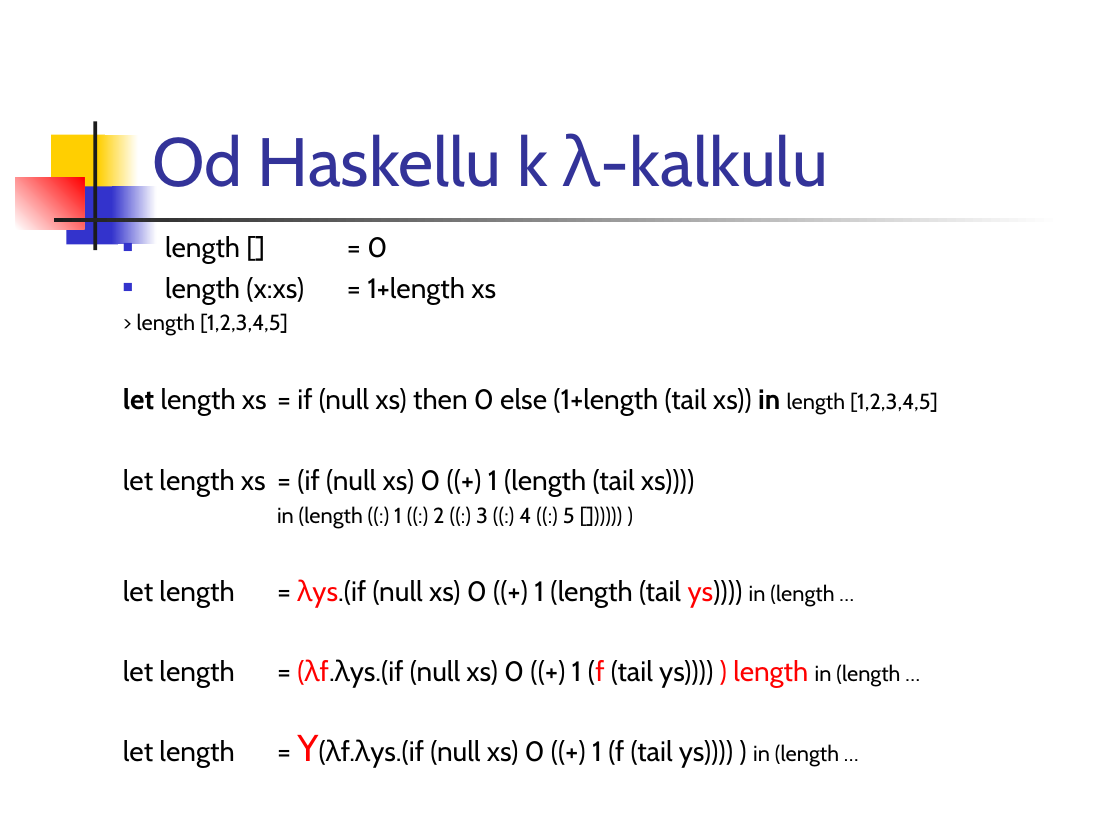
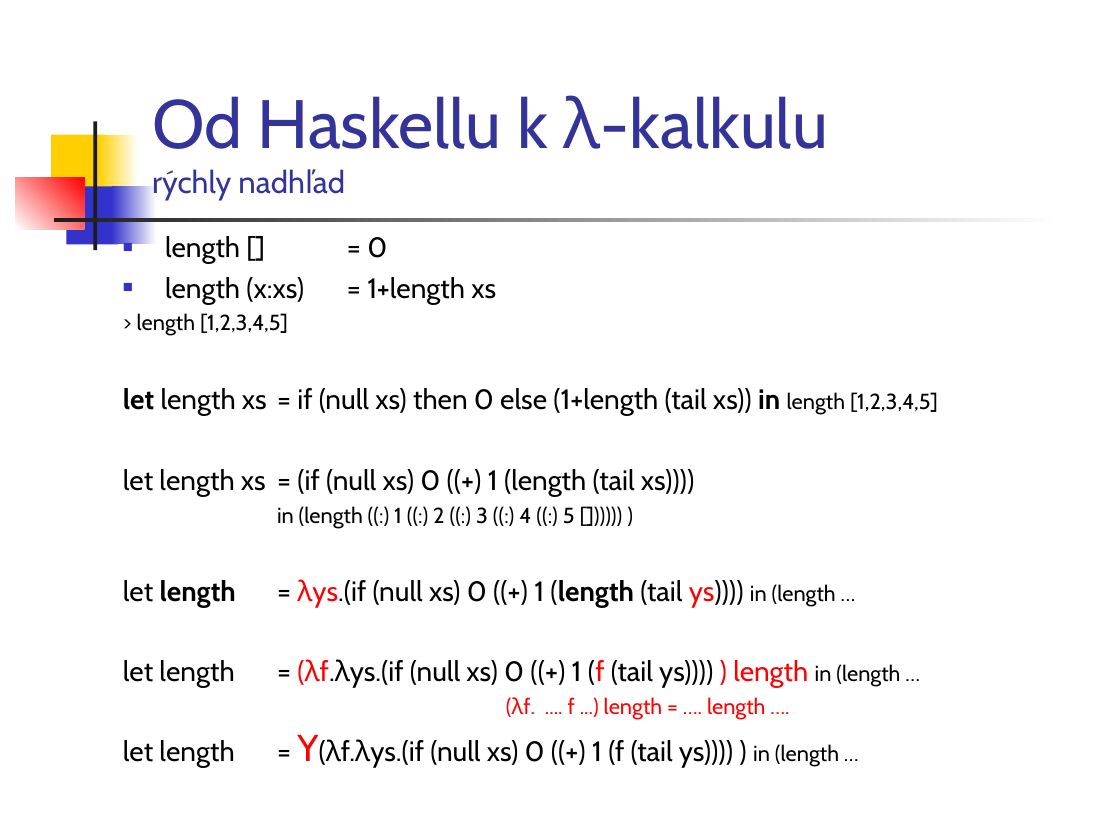
Before and after one commit to Funkcionalne/Prednasky, a slide deck: slide 7 of 05/05_fpro.ppt. Drawn at 1120x840 pixels with LibreOffice and Linux fonts; fonts in the diff are those of the drawing. Boxes give left, top, right and bottom in pixels: in the first picture for what was removed or moved away, otherwise in the second. Text is boxed around its words. In the diff, an @@ line names an element or a change of style, - is before the commit and + after.

```diff
--- a/05/05_fpro.ppt
+++ b/05/05_fpro.ppt
@@ title at bbox=[152, 95, 828, 200]: text changed @@
-Od Haskellu k λ-kalkulu
+Od Haskellu k λ-kalkulu
+rýchly nadhľad
@@ text at bbox=[123, 580, 836, 608]: bold on in "length (length" @@
@@ text at bbox=[568, 697, 765, 719]: paragraph added @@
+(λf. .... f ...) length = …. length ….
```
Also in this commit, not shown: 13 other slides changed, 1 other file.
